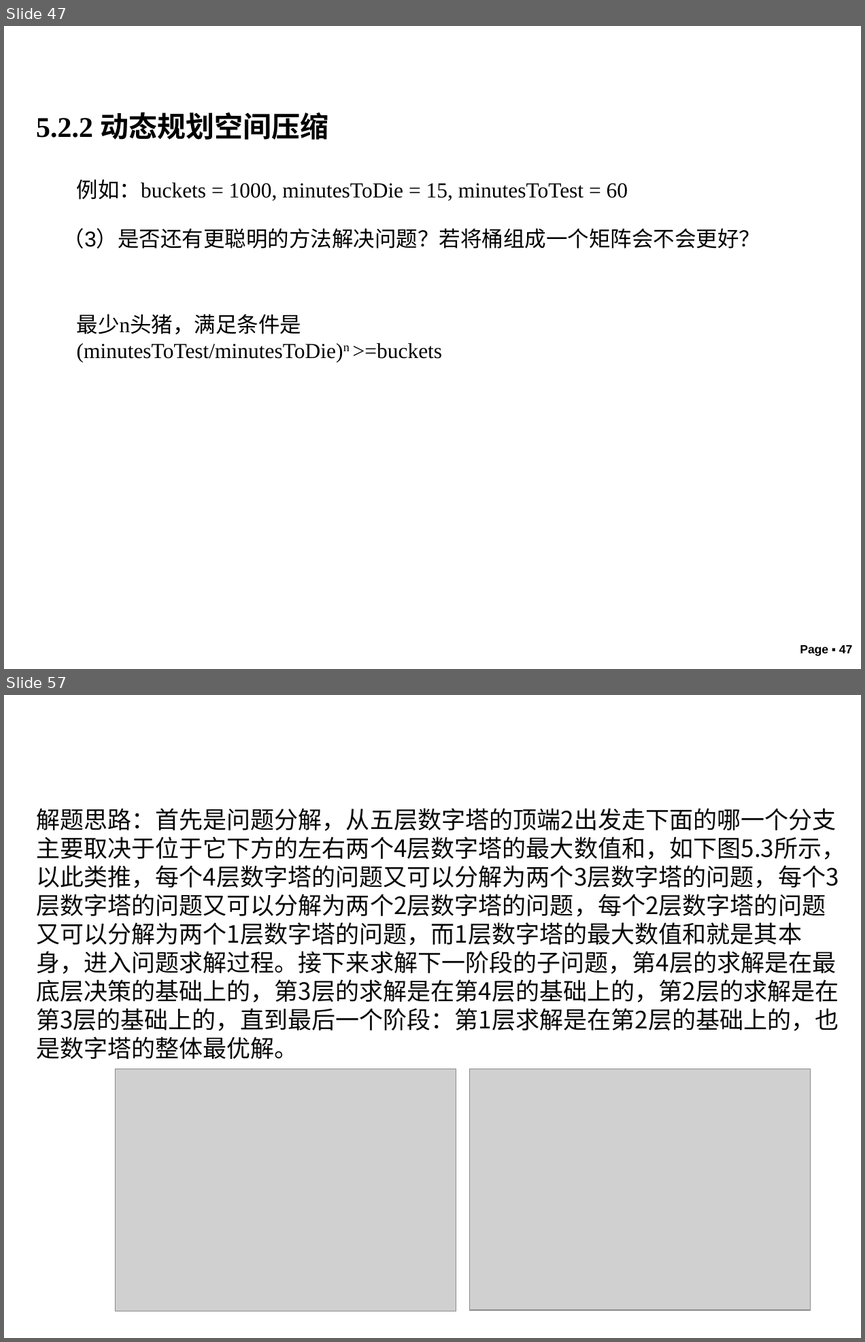
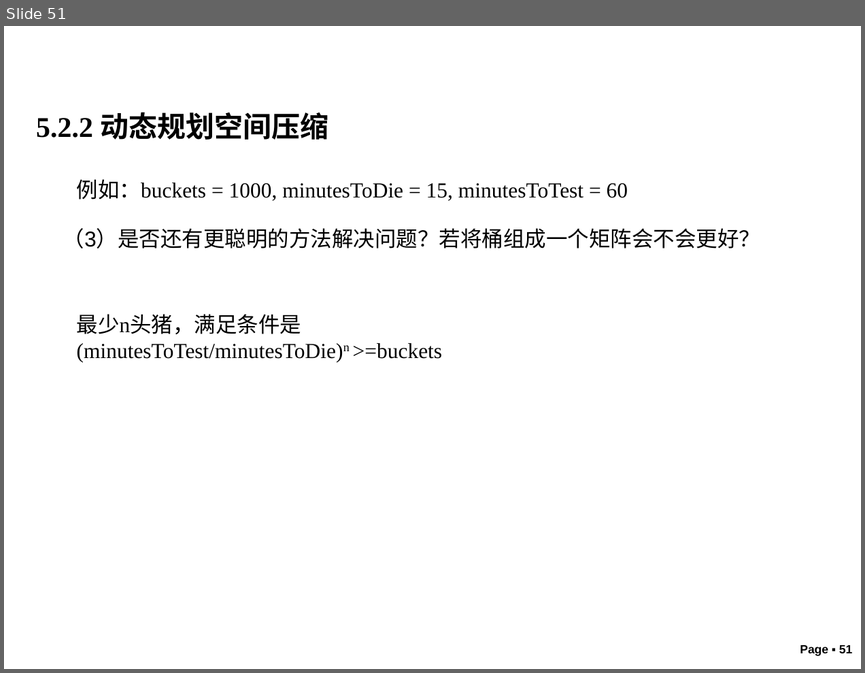
Before and after one commit to liutongling/DP, a slide deck: file/第5章 动态规划法.pptx. Shown one above the other, each under a label of ours: slides 47 and 57 before the commit, slide 51 after it; the slides between them are not shown. The pictures are 865x1342 and 865x673 pixels, drawn with LibreOffice and Linux fonts; fonts in the diff are those of the drawing; grey boxes stand for pictures; background and template pictures are left out. Boxes give left, top, right and bottom in pixels: in the first picture for what was removed or moved away, otherwise in the second. Text is boxed around its words. In the diff, an @@ line names an element or a change of style, - is before the commit and + after.

```diff
--- a/file/第5章 动态规划法.pptx
+++ b/file/第5章 动态规划法.pptx
@@ slide 57 removed at (4, 695, 861, 1338), background #FFFFFF @@
@@ text removed at (36, 808, 845, 1059) @@
-解题思路：首先是问题分解，从五层数字塔的顶端2出发走下面的哪一个分支主要取决于位于它下方的左右两个4层数字塔的最大数值和，如下图5.3所示，以此类推，每个4层数字塔的问题又可以分解为两个3层数字塔的问题，每个3层数字塔的问题又可以分解为两个2层数字塔的问题，每个2层数字塔的问题又可以分解为两个1层数字塔的问题，而1层数字塔的最大数值和就是其本身，进入问题求解过程。接下来求解下一阶段的子问题，第4层的求解是在最底层决策的基础上的，第3层的求解是在第4层的基础上的，第2层的求解是在第3层的基础上的，直到最后一个阶段：第1层求解是在第2层的基础上的，也是数字塔的整体最优解。
@@ picture removed at (116, 1068, 456, 1310) @@
@@ picture removed at (469, 1068, 810, 1309) @@
@@ what was slide 47 is now slide 51 @@
@@ page number at (800, 645, 852, 656): text changed @@
-Page ▪ 47
+Page ▪ 51
```
Also in this commit, not shown: 2 slides changed, 5 slides added, 26 other slides removed.
